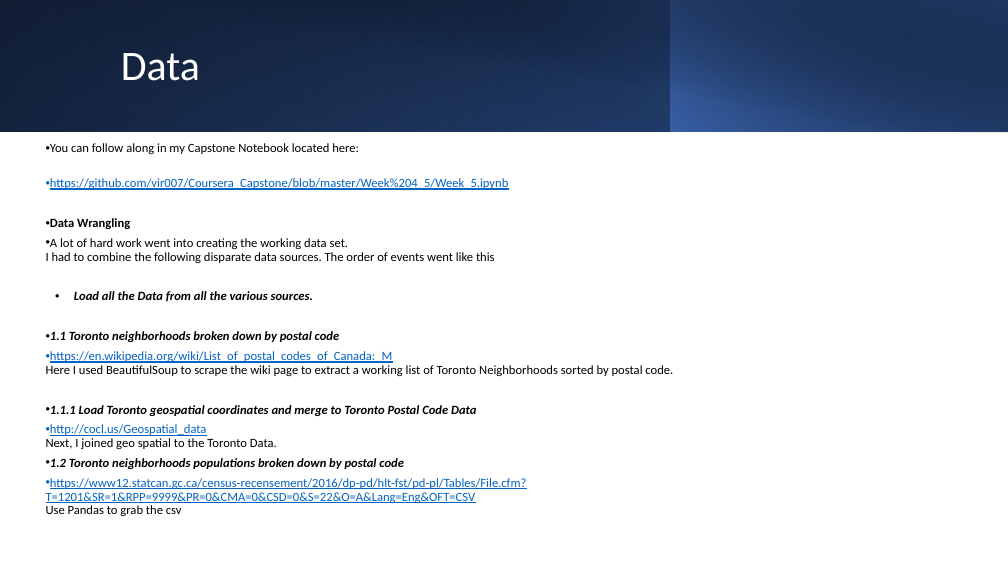
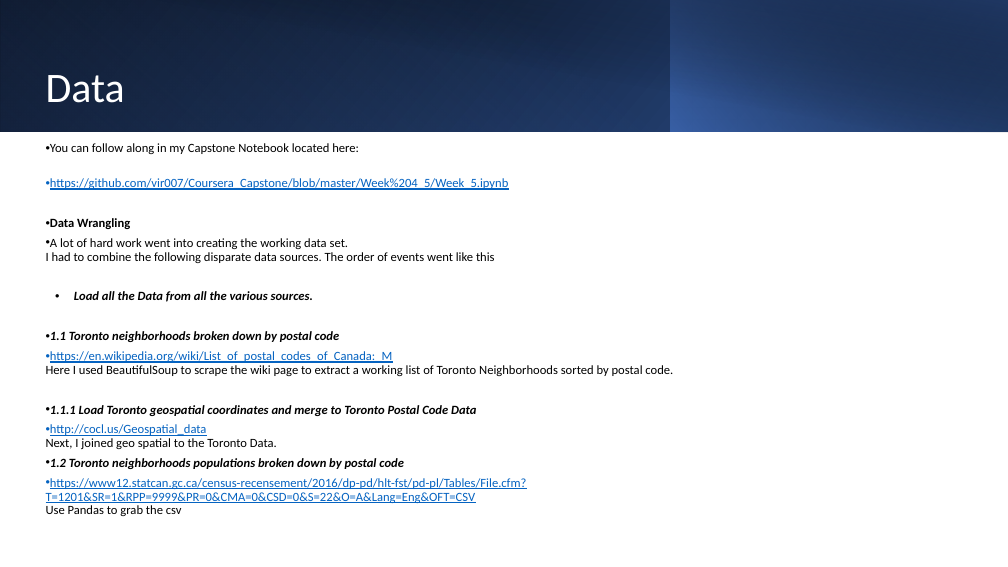
Before and after one commit to vir007/Coursera_Capstone, a slide deck: slide 4 of Week 4_5/Week_5_Presentation.pptx. Drawn at 1008x567 pixels with LibreOffice and Linux fonts; fonts in the diff are those of the drawing. Boxes give left, top, right and bottom in pixels: in the first picture for what was removed or moved away, otherwise in the second. Text is boxed around its words. In the diff, an @@ line names an element or a change of style, - is before the commit and + after.

```diff
--- a/Week 4_5/Week_5_Presentation.pptx
+++ b/Week 4_5/Week_5_Presentation.pptx
@@ text "Data": place and size @@
-text "Data" at [121, 53, 200, 81]
+text "Data" at [46, 75, 125, 103]
```
Also in this commit, not shown: 10 other slides changed, 1 other file.
